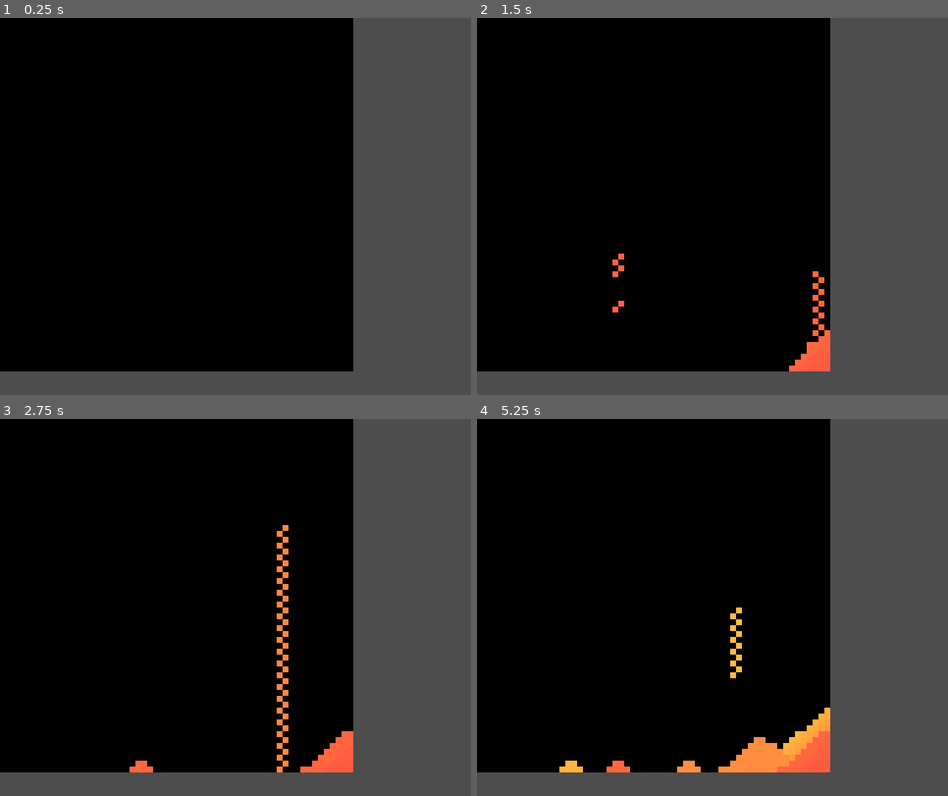
Above: before the commit, frames 1-4 (two rows, left to right).
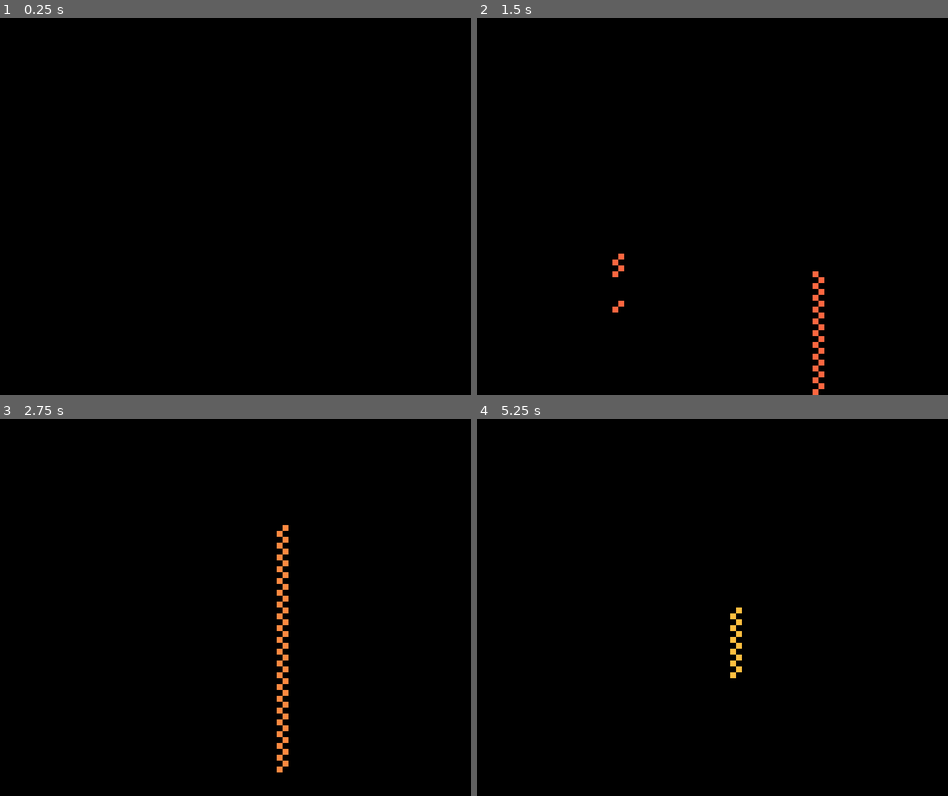
Above: after the commit, the same moments.

Repository: Mohsen-Shamsitabar/falling-sand-simulation-godot
Game: Godot game, scene res://falling_sands_container.tscn
Two runs of this game, one before a commit and one after it. Both use one fixed random seed, a clock stepped at 60 frames per second and the inputs below.
Inputs (mouse positions are in pixels of both pictures, inside the frame that each line leads up to):
- Up to frame 1 (0.25 s): no input
- Up to frame 2 (1.5 s): tap Enter at 0.5 s; move the mouse to (816, 187) at 0.52 s; press the mouse at (816, 187) at 0.53 s; move the mouse to (618, 225) at 1.27 s; release the mouse at (618, 225) at 1.28 s; click (618, 225) at 1.35 s
- Up to frame 3 (2.75 s): move the mouse to (282, 524) at 2.02 s; press the mouse at (282, 524) at 2.03 s
- Up to frame 4 (5.25 s): move the mouse to (688, 682) at 2.77 s; release the mouse at (688, 682) at 2.78 s; click (688, 682) at 2.85 s; move the mouse to (853, 664) at 3.52 s; press the mouse at (853, 664) at 3.53 s; move the mouse to (571, 550) at 4.27 s; release the mouse at (571, 550) at 4.28 s; click (571, 550) at 4.35 s; move the mouse to (736, 607) at 5.02 s; press the mouse at (736, 607) at 5.03 s

The runs differ from the first frame. In frame 1, 30% of the frame differs, in the area x 0-100%, y 0-100%; in frame 2, 30%; in frame 3, 31%; in frame 4, 32%.

Commit message:
refactor

Diff:
--- a/falling_sands_container.tscn
+++ b/falling_sands_container.tscn
@@ -8,7 +8,5 @@
 size_flags_horizontal = 0
 size_flags_vertical = 0
 script = ExtResource("1_hcf6p")
-container_width = 1500
-container_height = 1500
 metadata/_edit_group_ = true
 metadata/_edit_lock_ = true
Not shown: 1 places in tile_map_container.tscn that only renumber resources
